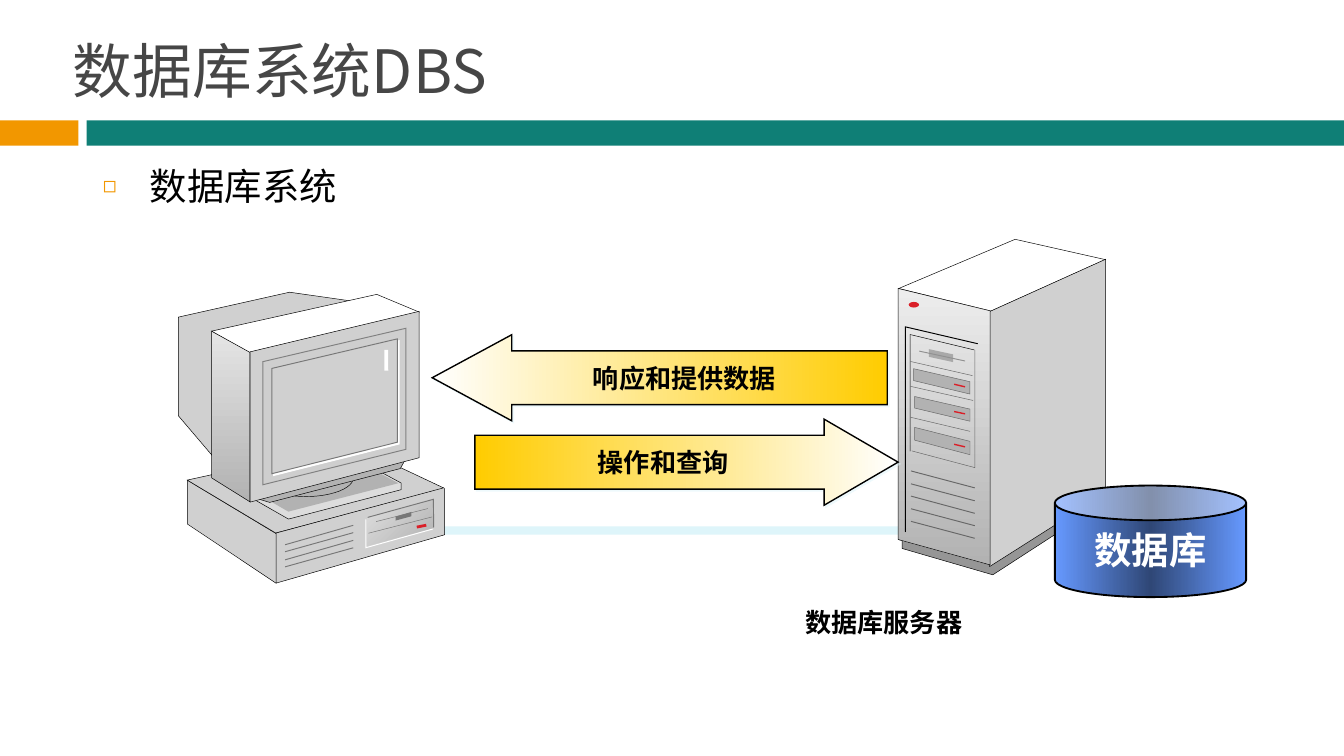
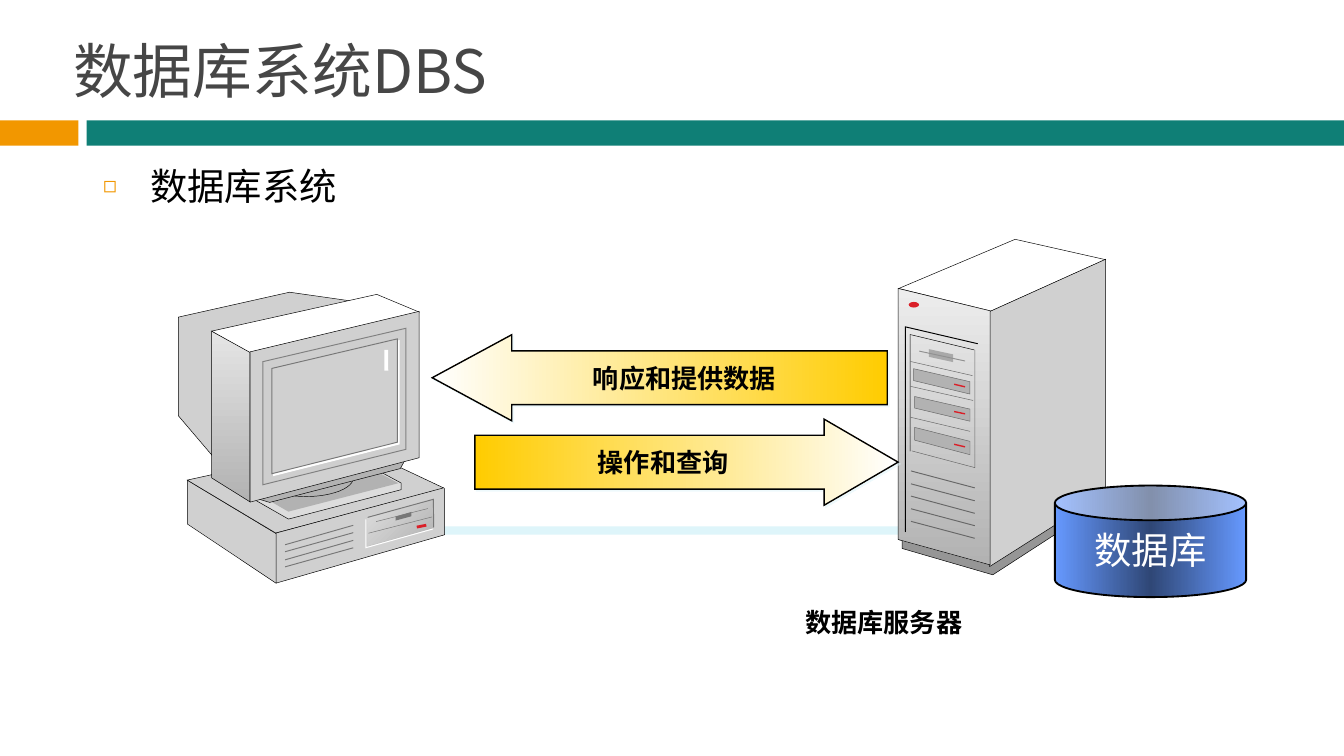
Before and after one commit to hbsiteam/Teaching2013, a slide deck: slide 20 of 3G/MySQL数据库/MySQL_PPT_1.0.0/MySQL-chapter-1-v1.0.0.ppt (slide 19 before the commit). Drawn at 1344x756 pixels with LibreOffice and Linux fonts; fonts in the diff are those of the drawing; grey boxes stand for pictures; background and template pictures are left out. Boxes give left, top, right and bottom in pixels: in the first picture for what was removed or moved away, otherwise in the second. Text is boxed around its words. In the diff, an @@ line names an element or a change of style, - is before the commit and + after.

```diff
--- a/3G/MySQL数据库/MySQL_PPT_1.0.0/MySQL-chapter-1-v1.0.0.ppt
+++ b/3G/MySQL数据库/MySQL_PPT_1.0.0/MySQL-chapter-1-v1.0.0.ppt
@@ cylinder "数据库" at bbox=[1055, 485, 1246, 597]: bold off @@
```
Also in this commit, not shown: 15 other slides changed, 1 slide added, 4 other files.
